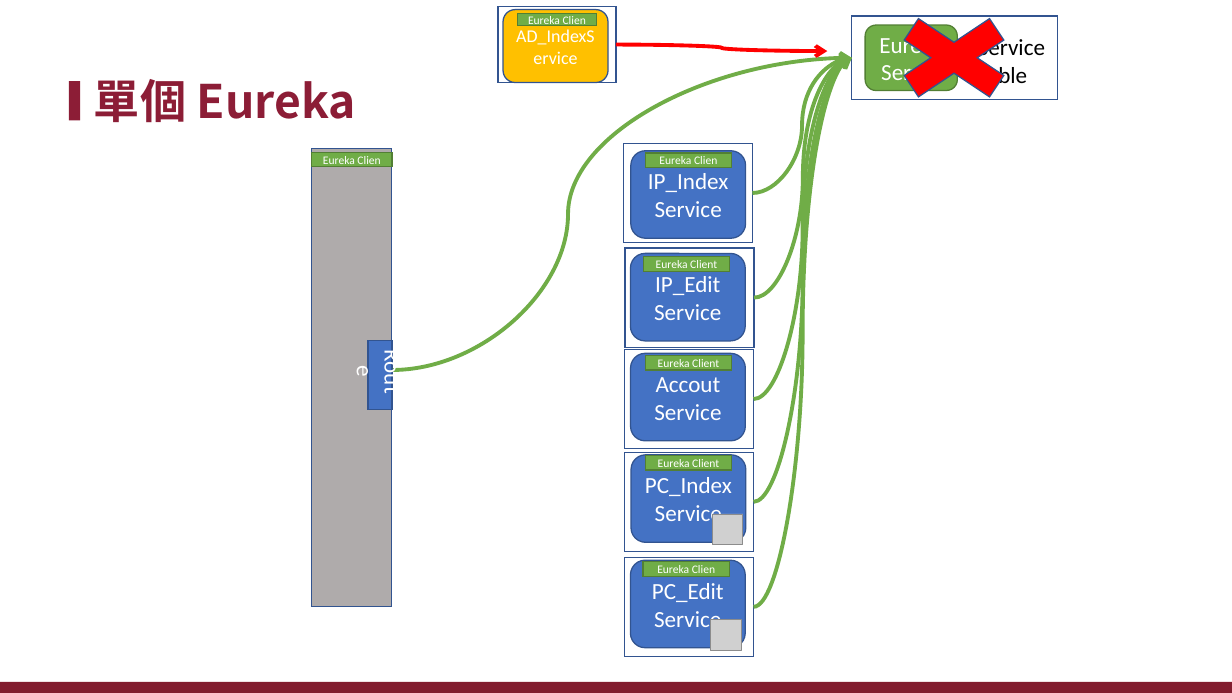
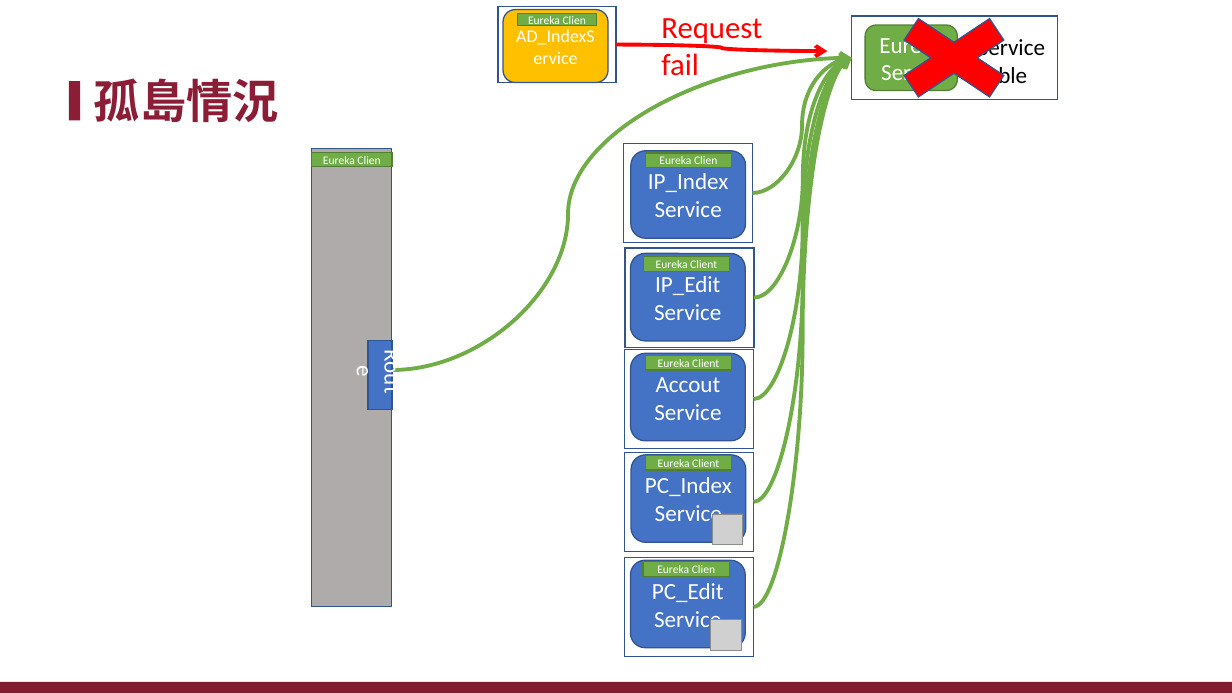
Before and after one commit to xiauchen/3__EurekaAndZuul, a slide deck: slide 29 of EurekaAndZuul.pptx (slide 5 before the commit). Drawn at 1232x693 pixels with LibreOffice and Linux fonts; fonts in the diff are those of the drawing; grey boxes stand for pictures; background and template pictures are left out. Boxes give left, top, right and bottom in pixels: in the first picture for what was removed or moved away, otherwise in the second. Text is boxed around its words. In the diff, an @@ line names an element or a change of style, - is before the commit and + after.

```diff
--- a/EurekaAndZuul.pptx
+++ b/EurekaAndZuul.pptx
@@ text added at bbox=[661, 18, 762, 76], 24 pt, text #FF0000 @@
+Request fail
@@ title at bbox=[94, 78, 279, 122]: text changed @@
-單個 Eureka
+孤島情況
```
Also in this commit, not shown: 11 other slides changed, 50 slides added, 6 slides removed, 12 other files.
